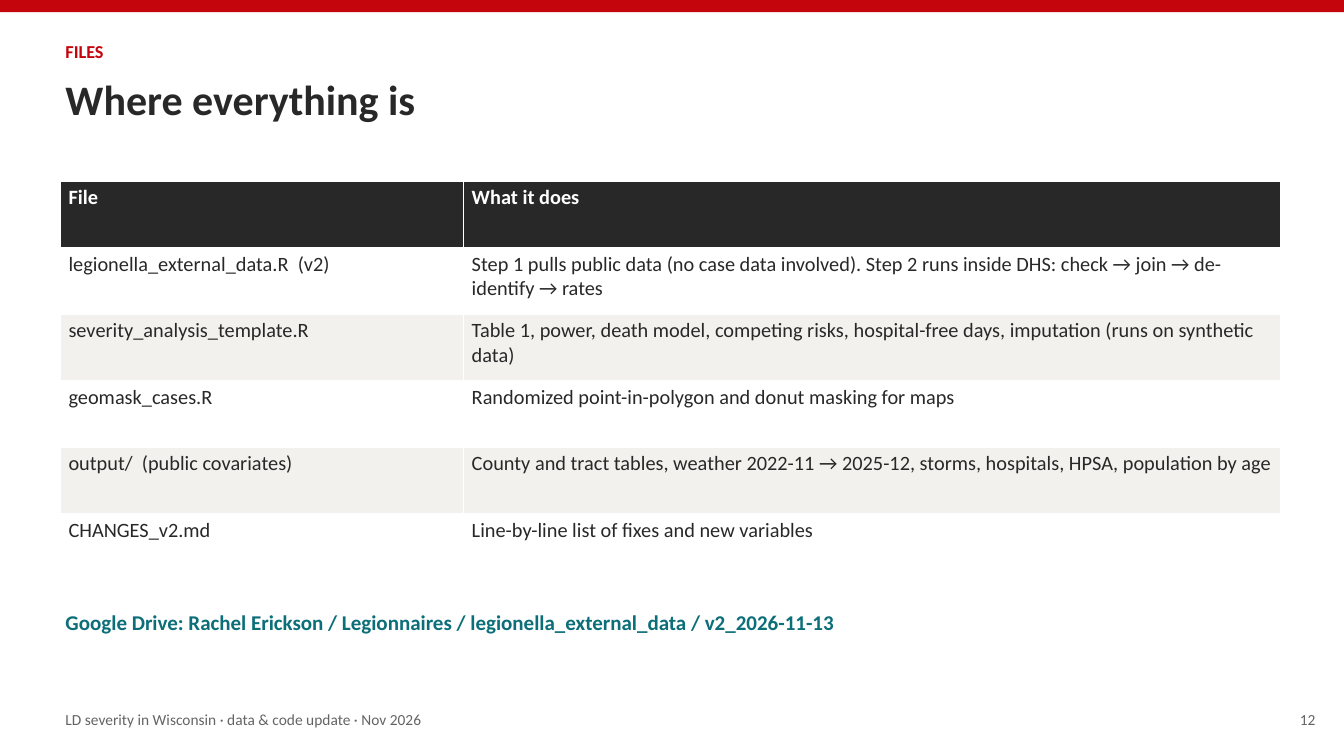
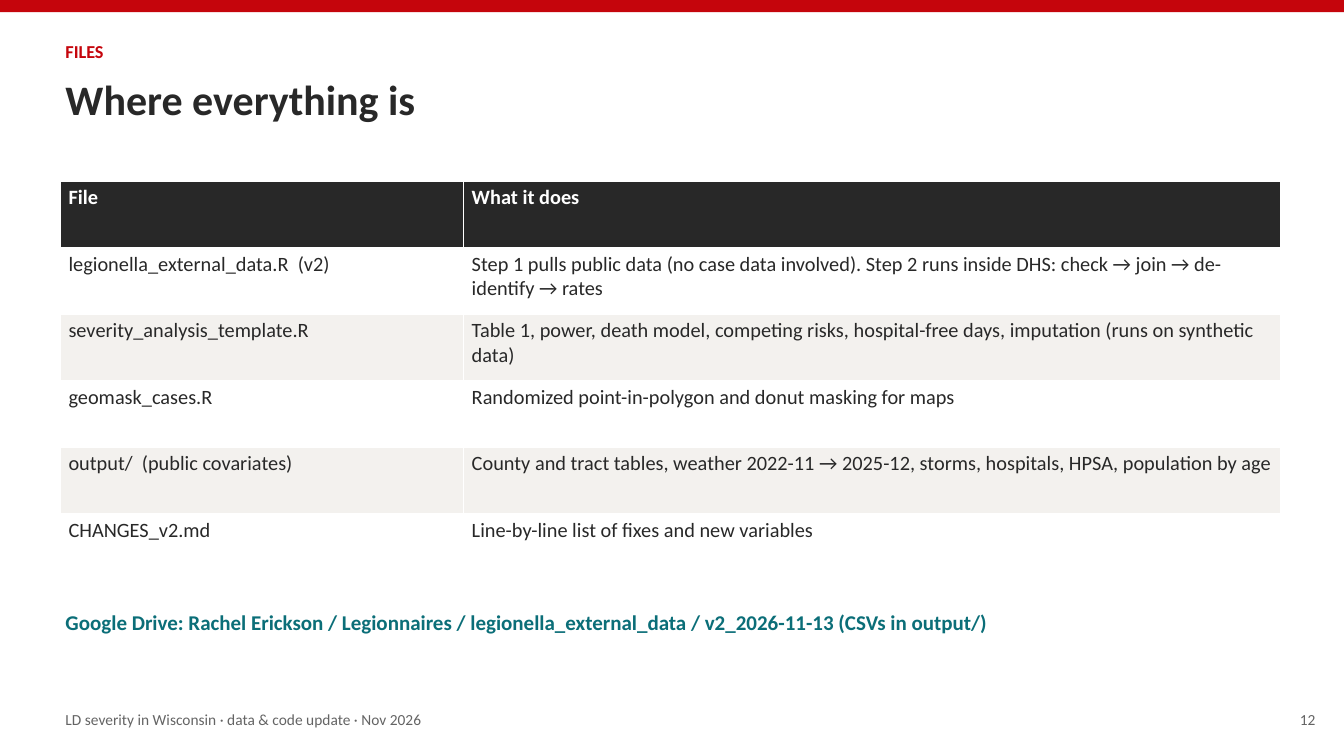
Before and after one commit to juel15401/Campinas_Dengue_Zika, a slide deck: slide 12 of legionnaires_update/deck/LD_project_update_for_Rachel_2026-11.pptx. Drawn at 1344x756 pixels with LibreOffice and Linux fonts; fonts in the diff are those of the drawing. Boxes give left, top, right and bottom in pixels: in the first picture for what was removed or moved away, otherwise in the second. Text is boxed around its words. In the diff, an @@ line names an element or a change of style, - is before the commit and + after.

```diff
--- a/legionnaires_update/deck/LD_project_update_for_Rachel_2026-11.pptx
+++ b/legionnaires_update/deck/LD_project_update_for_Rachel_2026-11.pptx
@@ text at (65,614,987,634): text changed @@
-Google Drive: Rachel Erickson / Legionnaires / legionella_external_data / v2_2026-11-13
+Google Drive: Rachel Erickson / Legionnaires / legionella_external_data / v2_2026-11-13 (CSVs in output/)
```
Also in this commit, not shown: 5 other slides changed, 7 other files.
